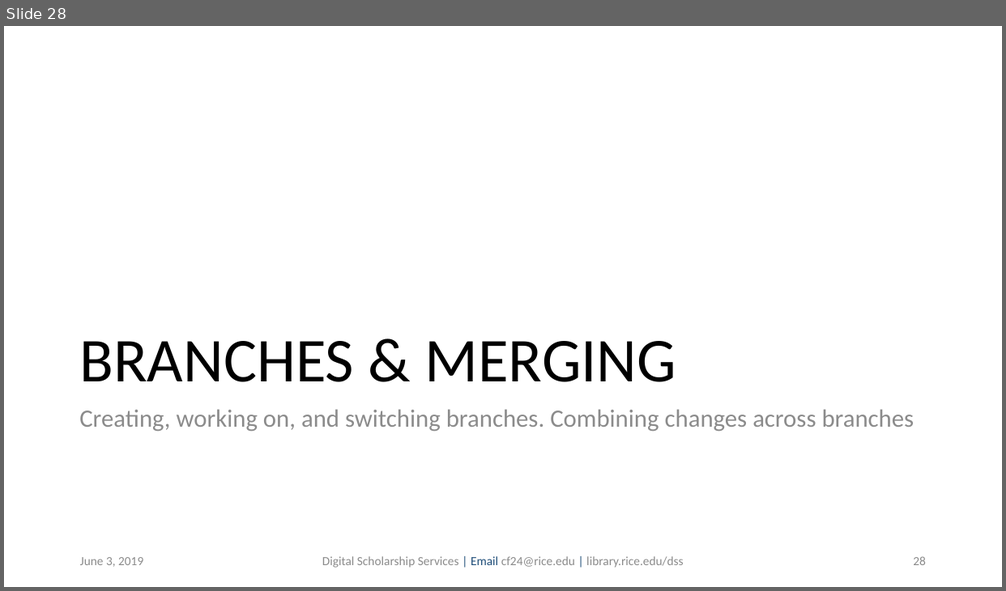
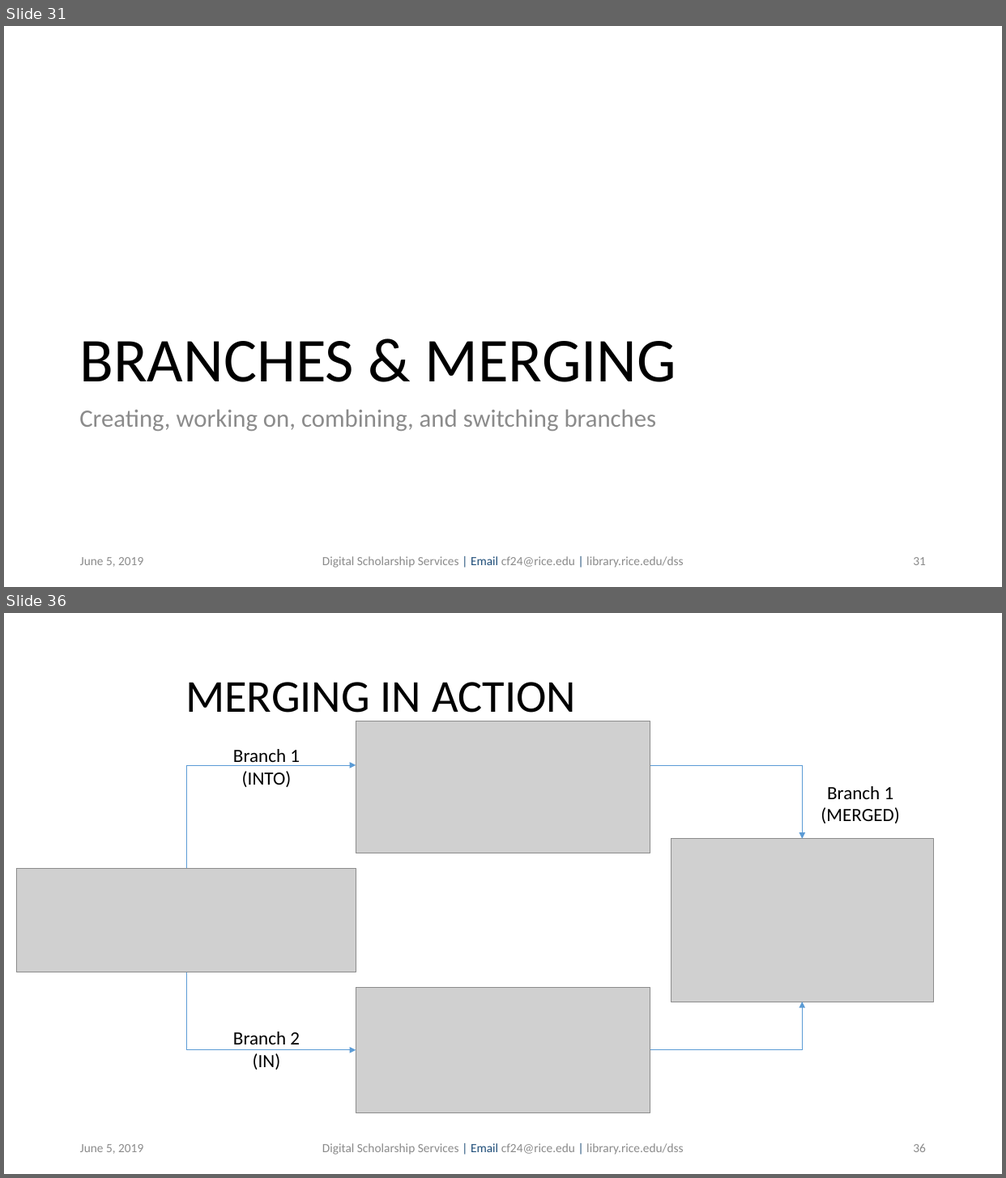
Before and after one commit to bakitybacon/rice-data-and-donuts, a slide deck: github/Introduction to Git & Github.pptx. Shown one above the other, each under a label of ours: slide 28 before the commit, slides 31 and 36 after it; the slides between them are not shown. The pictures are 1006x591 and 1006x1178 pixels, drawn with LibreOffice and Linux fonts; fonts in the diff are those of the drawing; grey boxes stand for pictures; background and template pictures are left out. Boxes give left, top, right and bottom in pixels: in the first picture for what was removed or moved away, otherwise in the second. Text is boxed around its words. In the diff, an @@ line names an element or a change of style, - is before the commit and + after.

```diff
--- a/github/Introduction to Git & Github.pptx
+++ b/github/Introduction to Git & Github.pptx
@@ slide 36 added at [4, 613, 1002, 1174], background #FFFFFF @@
@@ title added at [185, 682, 576, 722], 44 pt, text #000000 @@
+MERGING IN ACTION
@@ picture added at [356, 721, 650, 854] @@
@@ text added at [233, 749, 300, 787], 18 pt, text #000000 @@
+Branch 1
+(INTO)
@@ elbow arrow added from (187, 868) to (356, 765), #5B9BD5 0.5 pt @@
@@ elbow arrow added from (650, 765) to (802, 839), #5B9BD5 0.5 pt @@
@@ text added at [820, 786, 899, 824], 18 pt, text #000000 @@
+Branch 1
+(MERGED)
@@ picture added at [671, 839, 934, 1003] @@
@@ picture added at [17, 868, 356, 973] @@
@@ elbow arrow added from (187, 973) to (356, 1050), #5B9BD5 0.5 pt @@
@@ picture added at [356, 987, 650, 1113] @@
@@ elbow arrow added from (650, 1050) to (802, 1003), #5B9BD5 0.5 pt @@
@@ text added at [233, 1032, 300, 1070], 18 pt, text #000000 @@
+Branch 2
+(IN)
@@ text added at [80, 1144, 143, 1154], 12 pt, text #8C8C8C @@
+June 5, 2019
@@ text added at [322, 1144, 683, 1155], 12 pt, text #8C8C8C @@
+Digital Scholarship Services | Email cf24@rice.edu | library.rice.edu/dss
@@ page number added at [913, 1144, 926, 1152], 12 pt, text #8C8C8C @@
+36
@@ what was slide 28 is now slide 31 @@
@@ slide 31 changed as well @@
@@ text at [79, 409, 657, 431]: text changed @@
-Creating, working on, and switching branches. Combining changes across branches
+Creating, working on, combining, and switching branches
@@ text at [80, 557, 143, 567]: text changed @@
-June 3, 2019
+June 5, 2019
@@ page number at [913, 557, 926, 565]: text changed @@
-28
+31
```
Also in this commit, not shown: 27 other slides changed, 11 other slides added.
